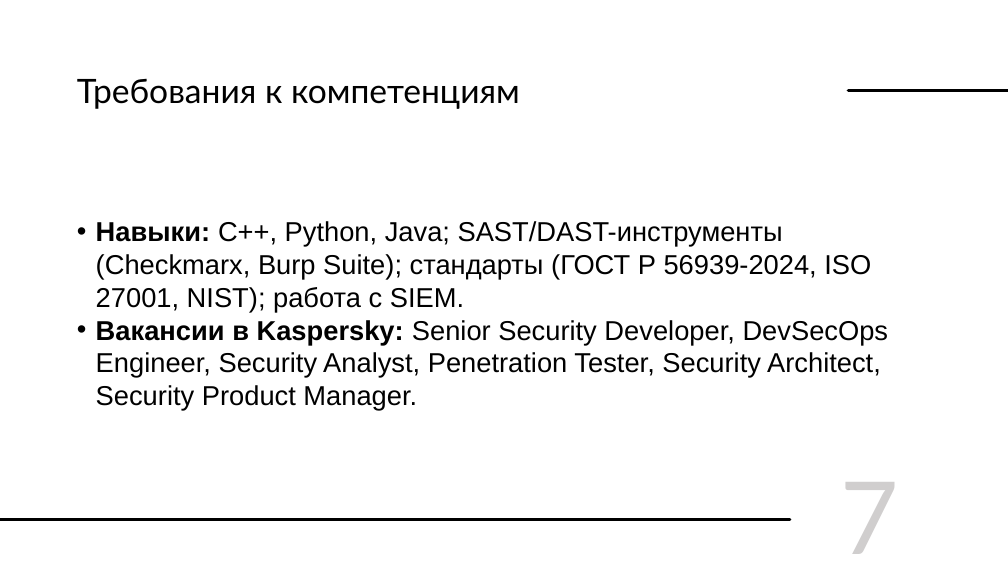
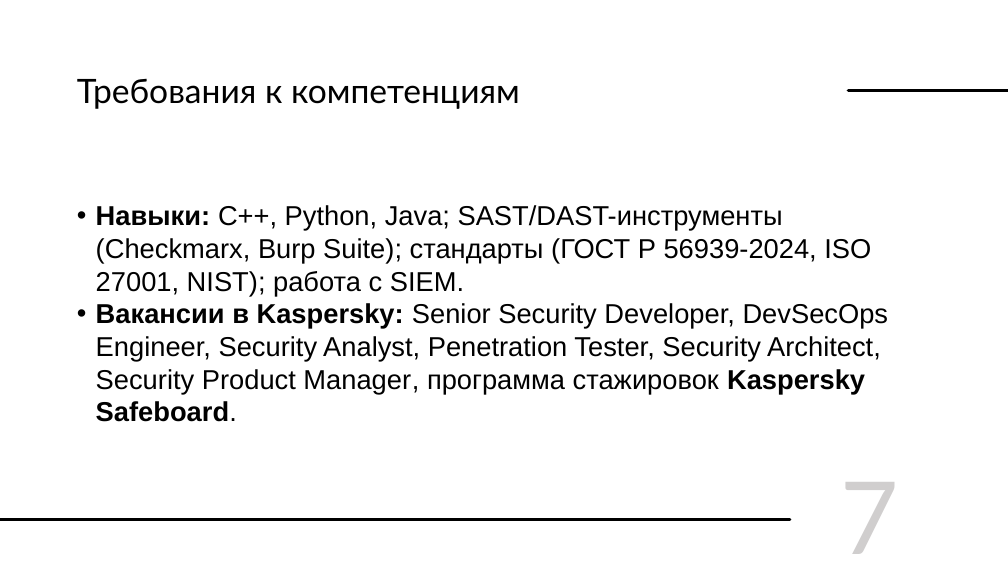
Before and after one commit to WvLadIck/fashion_site, a slide deck: slide 7 of Презентация ПЗ2.pptx. Drawn at 1008x567 pixels with LibreOffice and Linux fonts; fonts in the diff are those of the drawing; background and template pictures are left out. Boxes give left, top, right and bottom in pixels: in the first picture for what was removed or moved away, otherwise in the second. Text is boxed around its words. In the diff, an @@ line names an element or a change of style, - is before the commit and + after.

```diff
--- a/Презентация ПЗ2.pptx
+++ b/Презентация ПЗ2.pptx
@@ text "Навыки: C++, Python, Java; SAST/DAST-инструменты ...": place and size @@
-text "Навыки: C++, Python, Java; SAST/DAST-инструменты ..." at <box>96,221,889,410</box>
+text "Навыки: C++, Python, Java; SAST/DAST-инструменты ..." at <box>96,205,889,422</box>
@@ text at <box>96,303,889,422</box>: text changed @@
-• Вакансии в Kaspersky: Senior Security Developer, DevSecOps Engineer, Security Analyst, Penetration Tester, Security Architect, Security Product Manager.
+• Вакансии в Kaspersky: Senior Security Developer, DevSecOps Engineer, Security Analyst, Penetration Tester, Security Architect, Security Product Manager, программа стажировок Kaspersky Safeboard.
```
Also in this commit, not shown: 1 other file.
